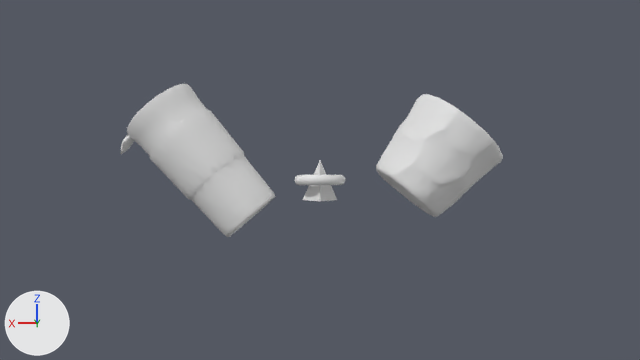
The Blender file blender-files/BWE_START_SINGLE_SCENE.blend as it was, and as the next commit left it.
Before and after are seen from the file's camera 'Camera'. Arrows for +X, +Y and +Z are at lower left; the lights stay in place.

In view in the first picture: 'Trig', 'coffee-small', 'pot'.
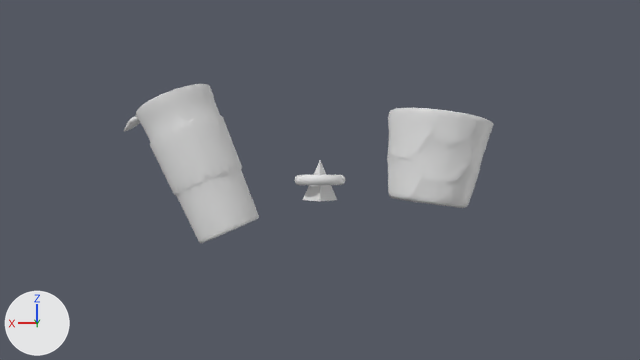
Boxes (x1, y1, x2, y2) around the edits, measured in the pictures (640 x 360 px):
'coffee-small', turned
    before: (120, 84, 275, 237)
    after: (124, 84, 259, 243)
'pot', turned
    before: (376, 94, 503, 217)
    after: (387, 108, 493, 208)

The change, as a diff of the scene's bpy script:
```diff
--- a/blender-files/BWE_START_SINGLE_SCENE.blend.py
+++ b/blender-files/BWE_START_SINGLE_SCENE.blend.py
@@ ob_coffee_small @@
 ob_coffee_small.location = (6.02, 0.11, 1.34)
-ob_coffee_small.rotation_euler = (0.0, 0.714, 0.0)  # degrees (0, 41, 0)
+ob_coffee_small.rotation_euler = (0.0, 0.409, 0.0)  # degrees (0, 23, 0)
 ob_coffee_small.scale = (0.477, 0.477, 0.477)
@@ ob_pot @@
 ob_pot.location = (-5.51, 0.0, 1.06)
-ob_pot.rotation_euler = (0.0, -0.689, 0.0)  # degrees (0, -39, 0)
+ob_pot.rotation_euler = (0.0, -0.131, 0.0)  # degrees (0, -7.5, 0)
 ob_pot.scale = (0.477, 0.477, 0.477)
```
